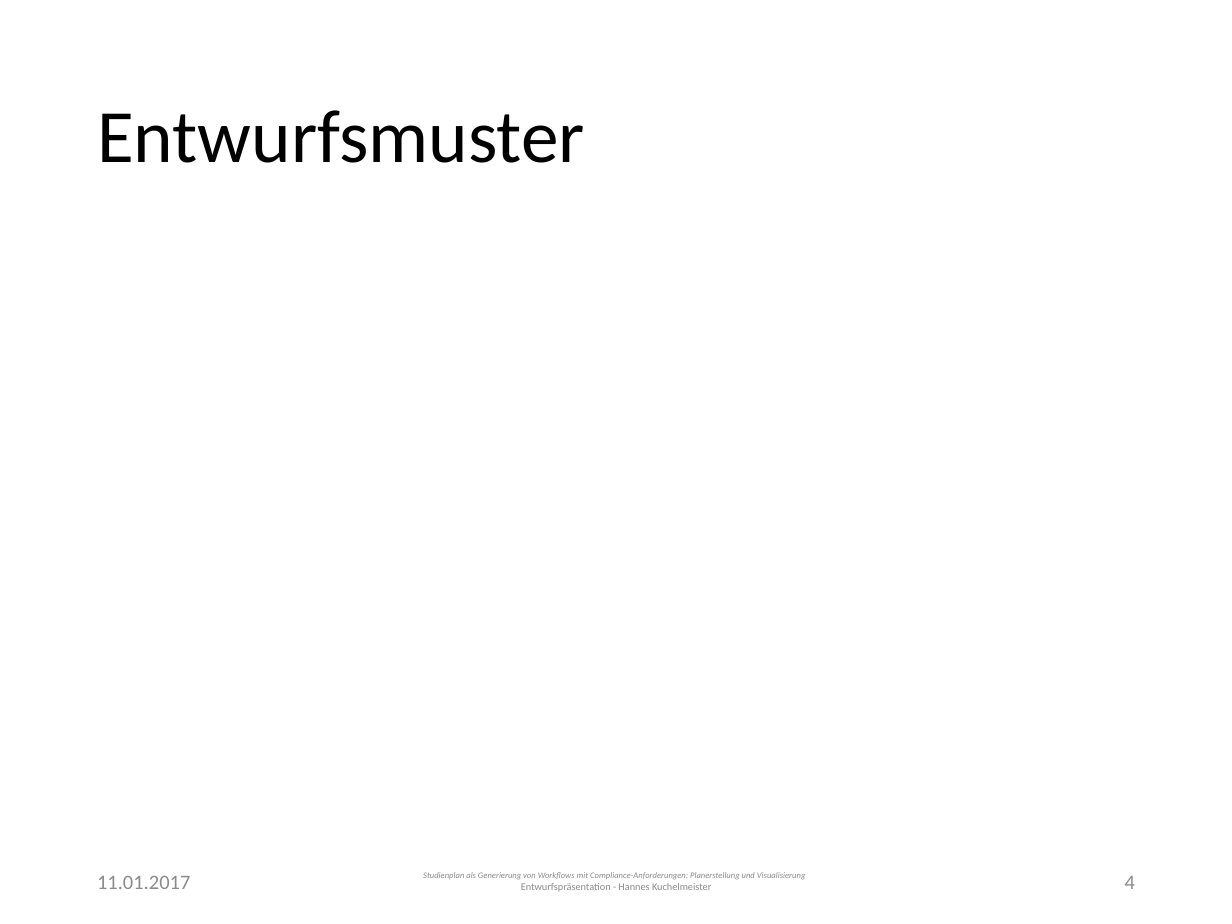
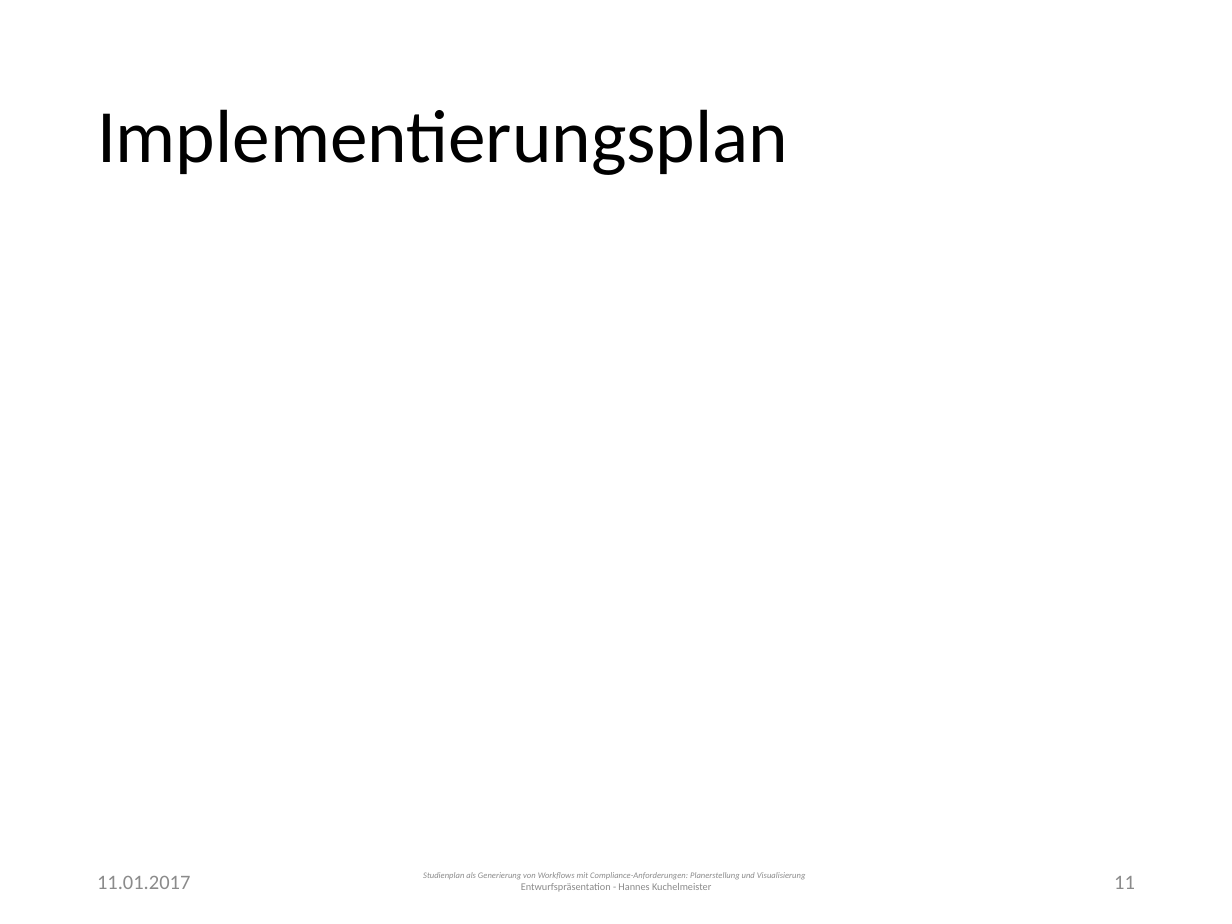
Before and after one commit to PSE-WS1617-IPD-Workflow/PSE_WS1617_IPD_Boehm_Studienplan, a slide deck: slide 11 of Entwurf/Presentation.pptx (slide 4 before the commit). Drawn at 1232x924 pixels with LibreOffice and Linux fonts; fonts in the diff are those of the drawing. Boxes give left, top, right and bottom in pixels: in the first picture for what was removed or moved away, otherwise in the second. Text is boxed around its words. In the diff, an @@ line names an element or a change of style, - is before the commit and + after.

```diff
--- a/Entwurf/Presentation.pptx
+++ b/Entwurf/Presentation.pptx
@@ title at [97,109,788,175]: text changed @@
-Entwurfsmuster
+Implementierungsplan
@@ page number at [1114,876,1135,889]: text changed @@
-4
+11
```
Also in this commit, not shown: 2 other slides changed, 1 slide added.
